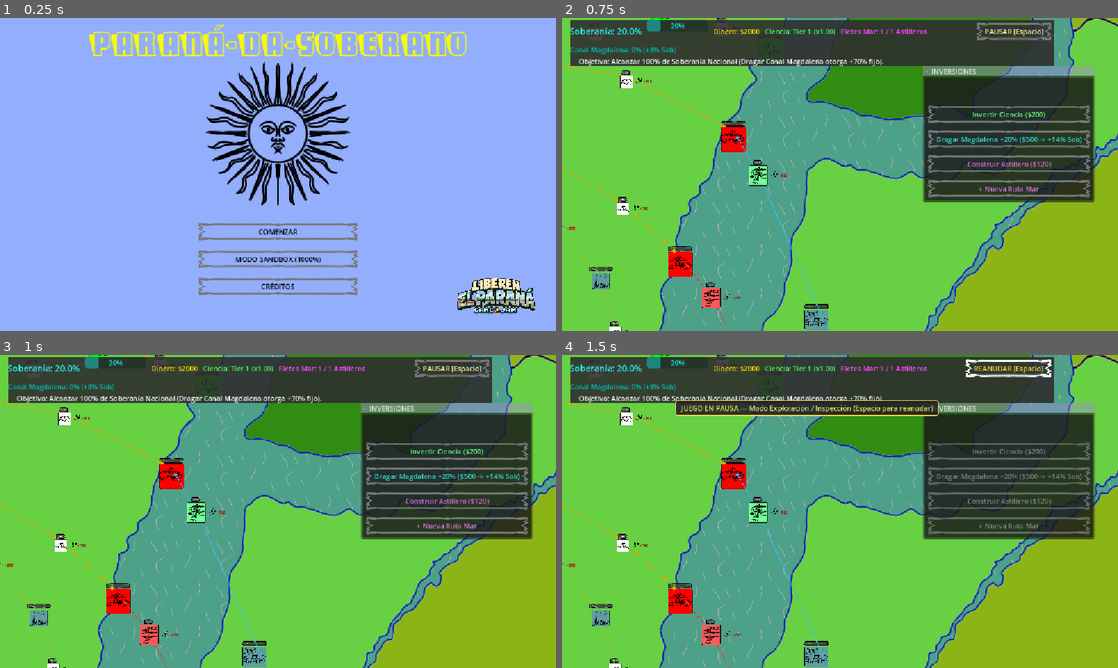
Above: before the commit, frames 1-4 (two rows, left to right).
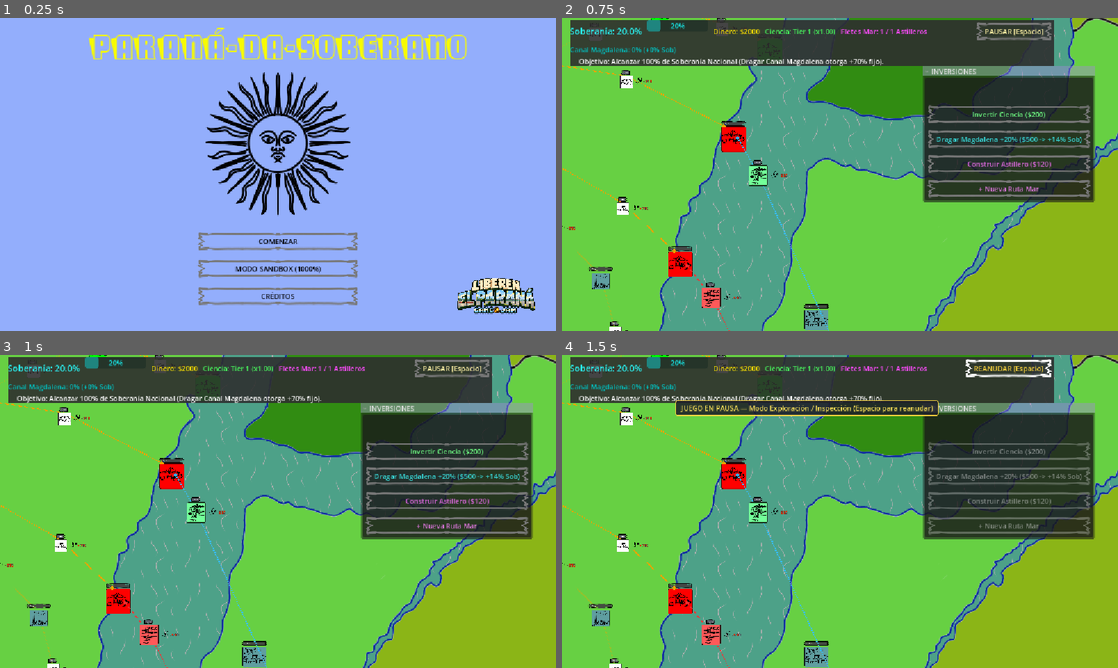
Above: after the commit, the same moments.

Repository: Jipilucas/Parana_jam_ctapo
Game: Godot game, scene res://prefabs/pantallas/Pantalla_inicio.tscn
Two runs of this game, one before a commit and one after it. Both use one fixed random seed, a clock stepped at 60 frames per second and the inputs below.
Inputs:
- Up to frame 1 (0.25 s): no input
- Up to frame 2 (0.75 s): click "COMENZAR" at 0.5 s
- Up to frame 3 (1 s): no input
- Up to frame 4 (1.5 s): click "PAUSAR [Espacio]" at 1.25 s

The runs differ from the first frame. In frame 1, 11% of the frame differs, in the area x 16-84%, y 2-92%; in frame 2, nothing differs; in frame 3, nothing differs; in frame 4, nothing differs.

Commit message:
Update Pantalla_inicio.tscn

Diff:
--- a/parana-da-soberano/prefabs/pantallas/Pantalla_inicio.tscn
+++ b/parana-da-soberano/prefabs/pantallas/Pantalla_inicio.tscn
@@ -22,6 +22,7 @@
 [node name="VBoxContainer" type="VBoxContainer" parent="GridContainer" unique_id=359339916]
 layout_mode = 2
 offset_transform_enabled = true
+offset_transform_position = Vector2(0, 20)
 offset_transform_scale = Vector2(0.9, 0.9)
 theme_override_constants/separation = 10
 
@@ -51,9 +52,9 @@
 
 [node name="Titulo" type="Label" parent="." unique_id=1070893147]
 offset_left = 184.0
-offset_top = 20.0
+offset_top = 27.0
 offset_right = 967.0
-offset_bottom = 92.0
+offset_bottom = 99.0
 theme_override_colors/font_color = Color(0.9669736, 0.9815813, 0, 1)
 theme_override_fonts/font = ExtResource("4_2enq0")
 theme_override_font_sizes/font_size = 72
